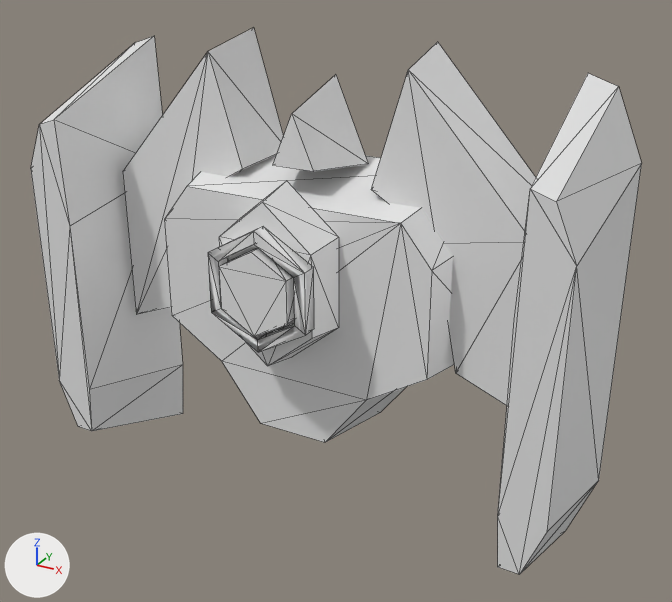
What one commit did to the OBJ model ArtSource/PSXv2/PSXv2_Player.obj.
Rendered twice from a camera (50 mm lens) standing at (0.845, -1.576, 0.802) and looking at (0.056, -0.142, 0.085). Every picture has the same lights, and +X, +Y and +Z are marked at lower left. The older version comes first. Mesh edges are drawn as thin lines. Where no turn or scale is listed for an object, it has been applied to the vertices.

Objects in the first picture: 'PSXv2_Player', 'PSXv2_Player_HitboxCore', 'PSXv2_Player_HitboxRing'.
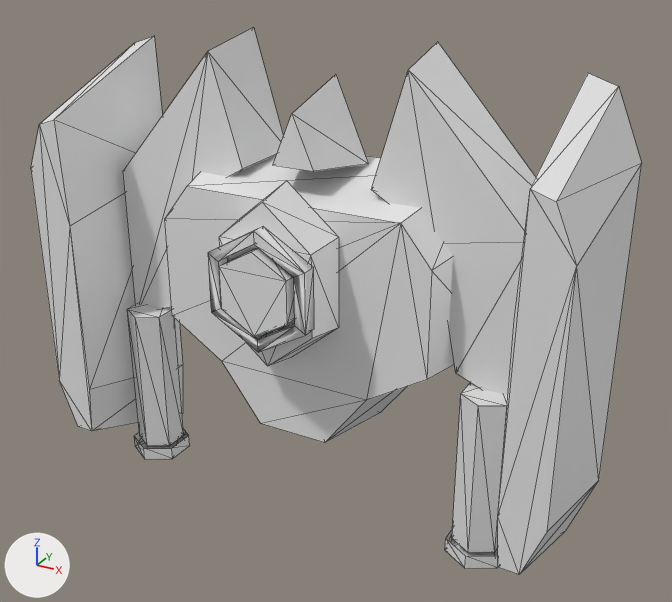
The change, as a diff of the scene's bpy script:
```diff
--- a/ArtSource/PSXv2/PSXv2_Player.obj.py
+++ b/ArtSource/PSXv2/PSXv2_Player.obj.py
@@ me_psxv2_player @@
 # used by ob_psxv2_player; location = (0.0, 0.0, 0.0)
-me_psxv2_player.from_pydata(...)  # 94 vertices, 127 faces; spans x -0.56..0.56, y -0.3..0.0, z -0.382..0.562
+me_psxv2_player.from_pydata(...)  # 142 vertices, 199 faces; spans x -0.56..0.56, y -0.3..0.0, z -0.382..0.562
+# me_psxv2_player part 1: a new loose piece, a 6-sided cylinder along z spanning x -0.425..-0.338, y -0.22..-0.12, z -0.33..-0.015, in mat_psxv2_steel (white #e7e7e7)
+# me_psxv2_player part 2: a new loose piece, a 6-sided cylinder along z spanning x 0.338..0.425, y -0.22..-0.12, z -0.33..-0.015, in mat_psxv2_steel (white #e7e7e7)
+# me_psxv2_player part 3
+# 12 vertices are added at x -0.435..0.435, y -0.232..-0.108, z -0.358
+# 12 new vertices lie (0.0, 0.0, 0.028) away from vertices in x -0.435..0.435, y -0.232..-0.108, z -0.358
+# 32 new faces join them
 me_psxv2_player.materials.append(mat_psxv2_steel)
```

What differs and where, as boxes [x1, y1, x2, y2] in the pictures (672 x 602 px):
part 1 of me_psxv2_player, added: after [127, 303, 184, 446]
part 2 of me_psxv2_player, added: after [452, 383, 508, 552]
part 3 of me_psxv2_player, added: after [134, 429, 498, 568]
